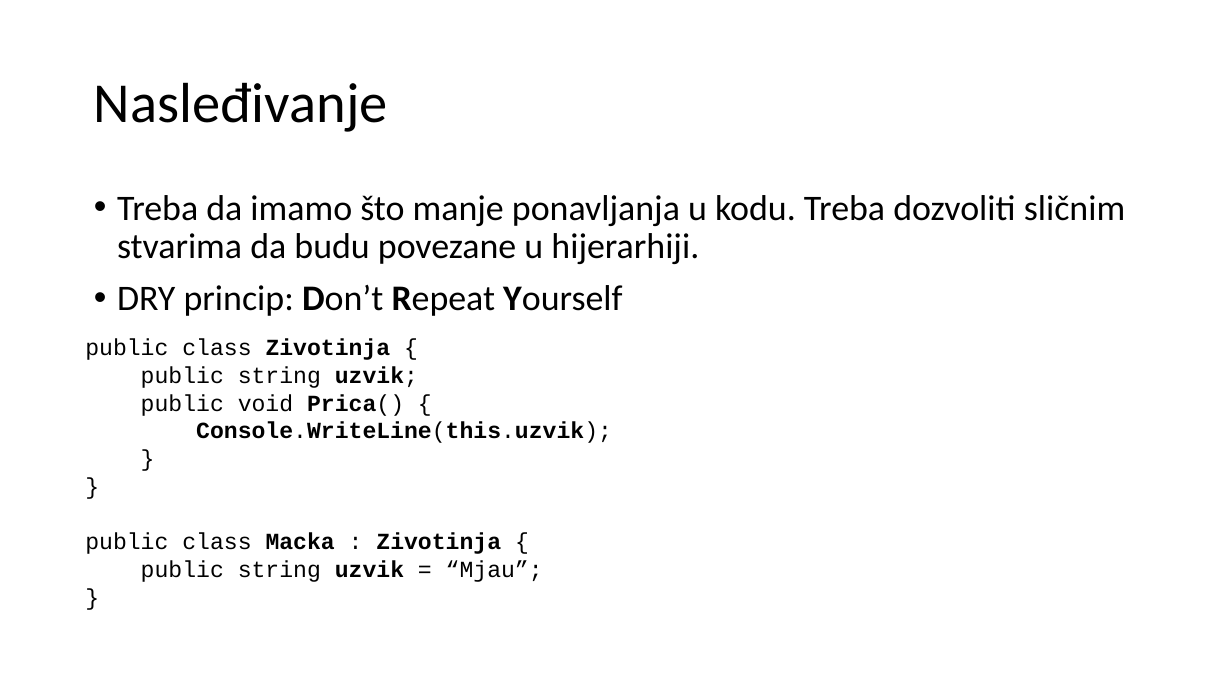
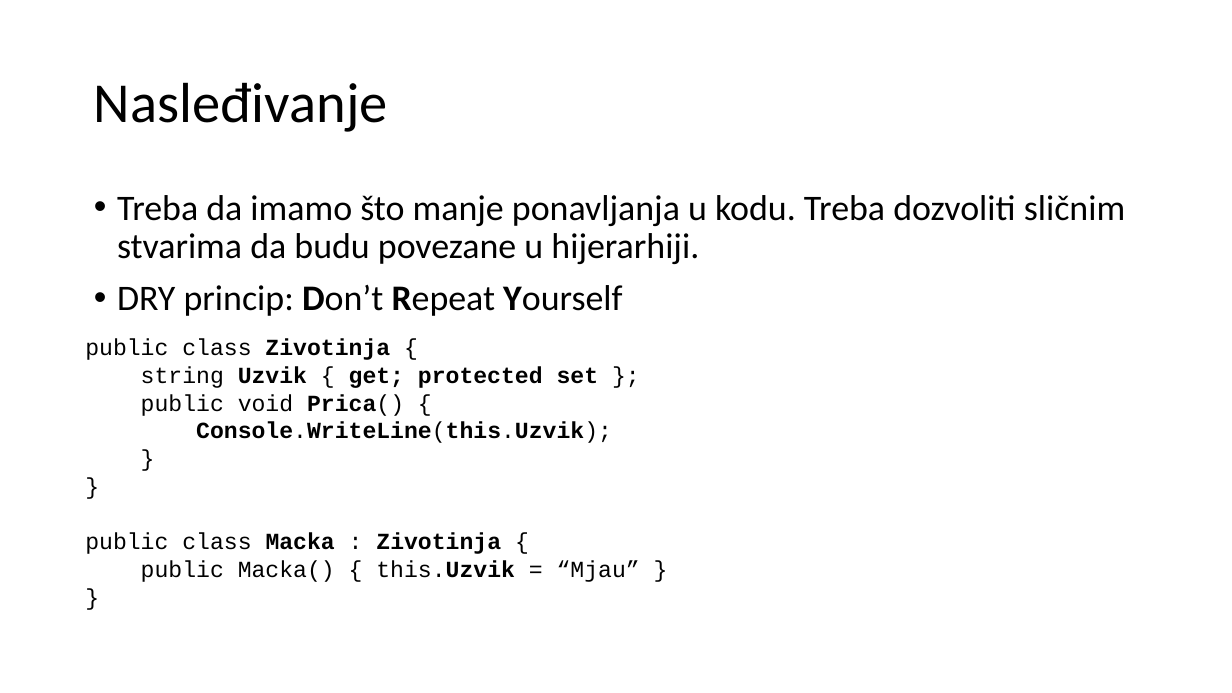
Before and after one commit to crvici-u-treningu/Vezbe, a slide deck: slide 53 of preza7.pptx (slide 26 before the commit). Drawn at 1232x693 pixels with LibreOffice and Linux fonts; fonts in the diff are those of the drawing. Boxes give left, top, right and bottom in pixels: in the first picture for what was removed or moved away, otherwise in the second. Text is boxed around its words. In the diff, an @@ line names an element or a change of style, - is before the commit and + after.

```diff
--- a/preza7.pptx
+++ b/preza7.pptx
@@ text at (141, 366, 599, 388): text changed; bold on @@
-public string uzvik;
+string Uzvik { get; protected set };
@@ text at (196, 422, 612, 443): text changed @@
-Console.WriteLine(this.uzvik);
+Console.WriteLine(this.Uzvik);
@@ text at (141, 560, 640, 582): text changed @@
-public string uzvik = “Mjau”;
+public Macka() { this.Uzvik = “Mjau” }
```
Also in this commit, not shown: 5 other slides changed, 8 slides added, 1 slide removed.
